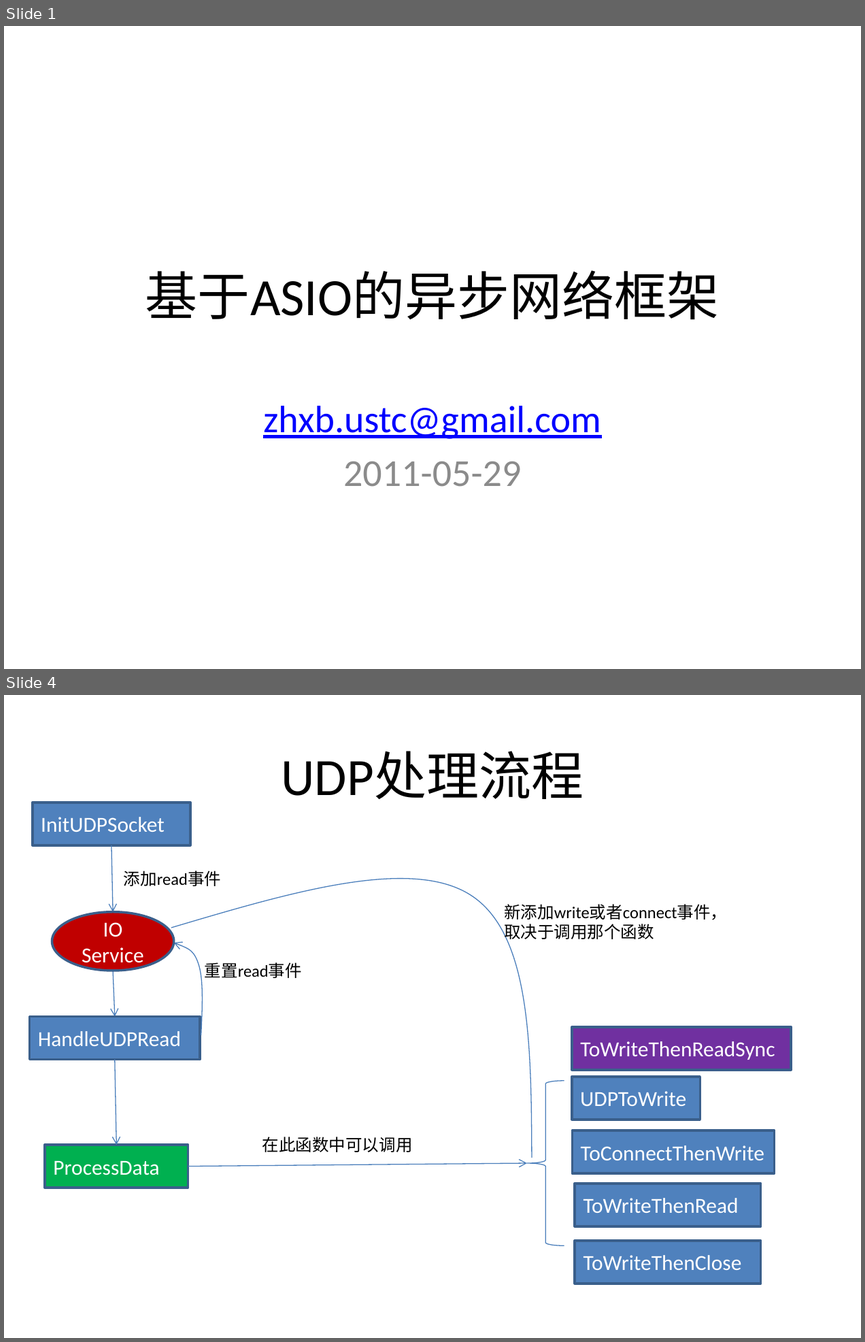
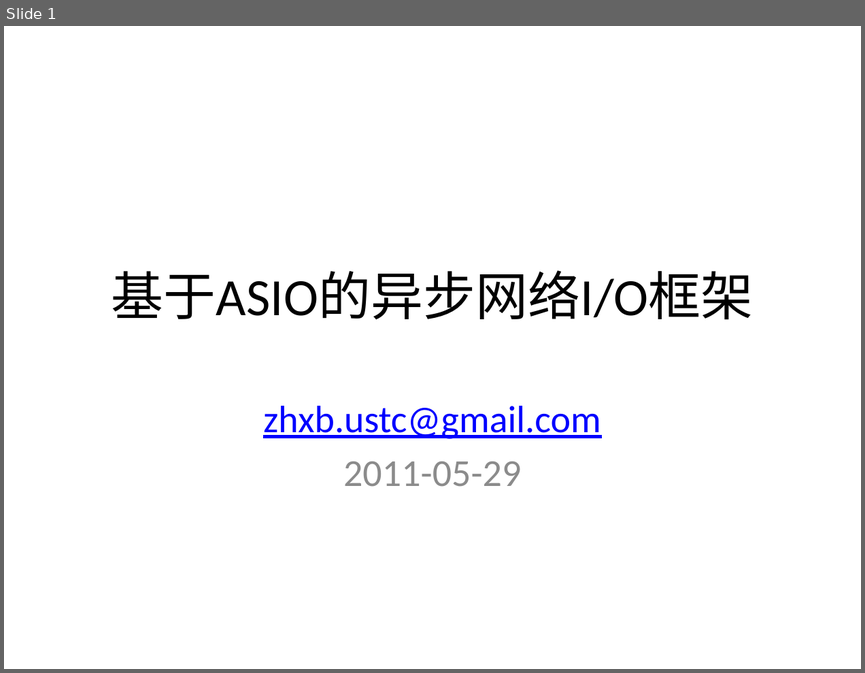
Before and after one commit to kkzhou/kknf, a slide deck: aanf/asio-based2/doc/asio-based AANF.pptx. Shown one above the other, each under a label of ours: slides 1 and 4 before the commit, slide 1 after it; the slides between them are not shown. The pictures are 865x1342 and 865x673 pixels, drawn with LibreOffice and Linux fonts; fonts in the diff are those of the drawing. Boxes give left, top, right and bottom in pixels: in the first picture for what was removed or moved away, otherwise in the second. Text is boxed around its words. In the diff, an @@ line names an element or a change of style, - is before the commit and + after.

```diff
--- a/aanf/asio-based2/doc/asio-based AANF.pptx
+++ b/aanf/asio-based2/doc/asio-based AANF.pptx
@@ slide 4 removed at (4,695,861,1338), background #FFFFFF @@
@@ title removed at (281,751,584,799) @@
-UDP处理流程
@@ rectangle removed at (33,802,190,845) @@
-InitUDPSocket
@@ arrow removed from (111, 845) to (113, 912) @@
@@ text removed at (124,870,221,886) @@
-添加read事件
@@ freeform shape removed at (171,879,532,1157) @@
@@ ellipse removed at (52,912,173,970) @@
-IO
-Service
@@ text removed at (504,904,727,942) @@
-新添加write或者connect事件，
-取决于调用那个函数
@@ freeform shape removed at (173,943,202,1035) @@
@@ arrow removed from (113, 970) to (115, 1016) @@
@@ text removed at (205,962,302,978) @@
-重置read事件
@@ rectangle removed at (30,1016,201,1059) @@
-HandleUDPRead
@@ rectangle removed at (572,1027,791,1070) @@
-ToWriteThenReadSync
@@ arrow removed from (115, 1059) to (116, 1145) @@
@@ left brace removed at (527,1081,564,1245) @@
@@ rectangle removed at (572,1076,700,1119) @@
-UDPToWrite
@@ text removed at (262,1136,413,1152) @@
-在此函数中可以调用
@@ rectangle removed at (572,1130,774,1173) @@
-ToConnectThenWrite
@@ rectangle removed at (45,1145,188,1187) @@
-ProcessData
@@ arrow removed from (188, 1166) to (527, 1163) @@
@@ rectangle removed at (575,1183,761,1226) @@
-ToWriteThenRead
@@ rectangle removed at (575,1240,761,1283) @@
-ToWriteThenClose
@@ slide 1 changed as well @@
@@ title at (111,270,753,320): text changed @@
-基于ASIO的异步网络框架
+基于ASIO的异步网络I/O框架
```
Also in this commit, not shown: 1 other slide changed, 27 slides added, 2 other slides removed.
